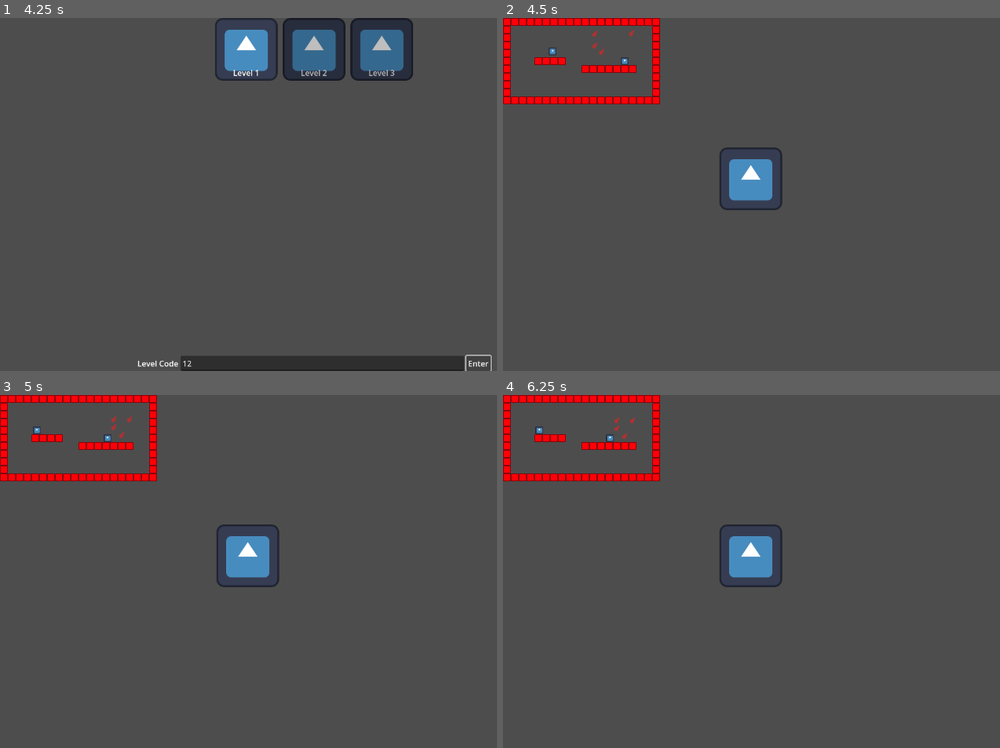
Above: before the commit, frames 1-4 (two rows, left to right).
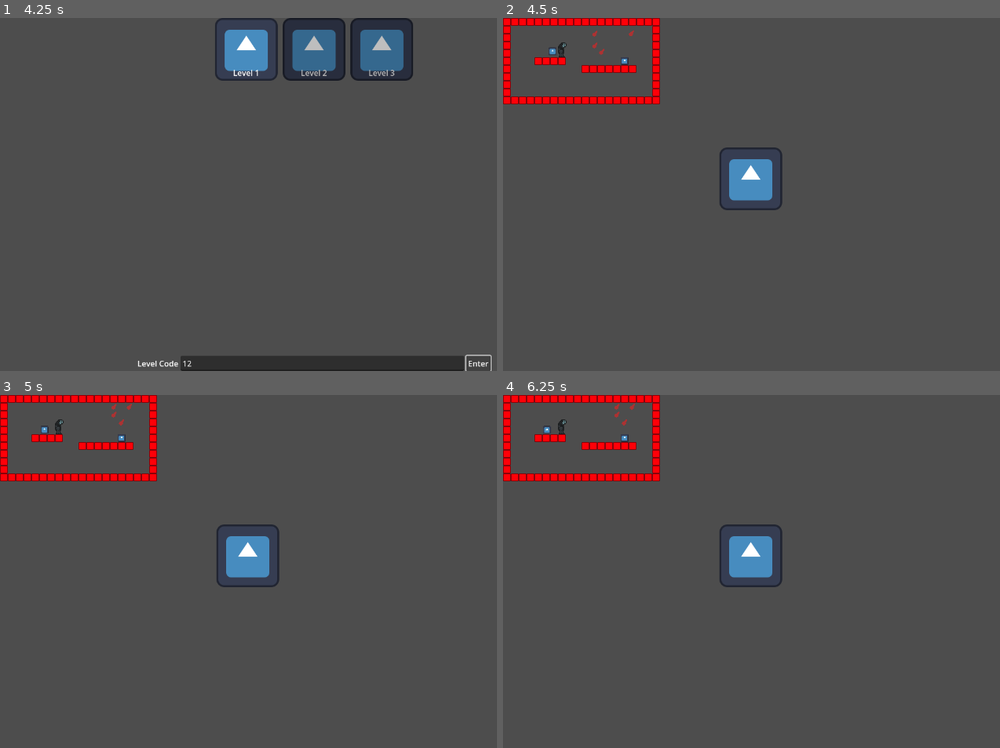
Above: after the commit, the same moments.

Repository: panorb/ludum-dare-56
Game: Godot game, scene res://world.tscn
Same seed, same stepped clock (60 frames per second), same inputs: the game is played once before the commit and once after it. The engine's default icon, where the game draws it, is replaced by a stand-in: a white triangle on a blue panel in a dark square.
Inputs (mouse positions are in pixels of both pictures, inside the frame that each line leads up to):
- Up to frame 1 (4.25 s): click "Select Level" at 0.5 s; click (323, 363) at 1.27 s; type "12" at 1.35 s; click "Enter" at 2 s; click "Enter" at 2.75 s; click "Enter" at 3.5 s
- Up to frame 2 (4.5 s): tap Enter at 4.25 s; move the mouse to (751, 49) at 4.27 s; click (751, 49) at 4.42 s
- Up to frame 3 (5 s): tap Space (ui_select) at 4.52 s
- Up to frame 4 (6.25 s): move the mouse to (691, 589) at 5.02 s; click (691, 589) at 5.17 s; tap Space (ui_select) at 5.27, 5.75 s; move the mouse to (880, 493) at 5.77 s; click (880, 493) at 5.92 s

Frame 1 is identical in both runs. In frame 2, less than 0.1% of the frame differs, in the area x 9-27%, y 4-14%; in frame 3, 0.2%, in the area x 6-27%, y 2-14%; in frame 4, 0.2%.
Error after the commit: Invalid call. Nonexistent function '_step_internal' in base 'Node2D'. (res://game/simulation/simulation_state.gd:81)

Commit message:
Linear interpolation

Diff:
--- /dev/null
+++ b/godot/entities/thrower.tscn
@@ -0,0 +1,9 @@
+[gd_scene load_steps=2 format=3 uid="uid://bx483tkmsru1x"]
+
+[ext_resource type="Texture2D" uid="uid://phaunf4xuqvw" path="res://entities/thrower.png" id="1_acq3f"]
+
+[node name="Thrower" type="Node2D"]
+
+[node name="Thrower" type="Sprite2D" parent="."]
+position = Vector2(0, -32)
+texture = ExtResource("1_acq3f")
--- a/godot/game/game.tscn
+++ b/godot/game/game.tscn
@@ -4,7 +4,8 @@
 [ext_resource type="Texture2D" uid="uid://cfisiwojfbp85" path="res://icon.svg" id="2_yyijx"]
 [ext_resource type="Script" path="res://game/construction/construction_state.gd" id="3_k030l"]
 
-[node name="Game" type="Node"]
+[node name="Game" type="Node2D"]
+texture_filter = 1
 script = ExtResource("1_4aq2a")
 
 [node name="Icon" type="Sprite2D" parent="."]
--- a/godot/items/test_item.gd
+++ b/godot/items/test_item.gd
@@ -3,7 +3,8 @@
 @onready var current_state : ItemState = $States/StateThrown
 @onready var states = $States
 
-func easing_function(x: float) -> float:
+func easing_function(x:
+	 float) -> float:
 	return x
 
 func _ready() -> void:
--- a/godot/levels/test_level.tscn
+++ b/godot/levels/test_level.tscn
@@ -1,7 +1,8 @@
-[gd_scene load_steps=6 format=4 uid="uid://j5g2uq3wi45k"]
+[gd_scene load_steps=7 format=4 uid="uid://j5g2uq3wi45k"]
 
 [ext_resource type="PackedScene" path="res://entities/test_entity.tscn" id="1_cvql4"]
 [ext_resource type="Texture2D" uid="uid://ut8ykuydeavb" path="res://levels/block.png" id="1_si2qy"]
+[ext_resource type="PackedScene" uid="uid://bx483tkmsru1x" path="res://entities/thrower.tscn" id="3_bfcsx"]
 [ext_resource type="PackedScene" uid="uid://bkujsleu56b2j" path="res://items/test_item.tscn" id="3_s860r"]
 
 [sub_resource type="TileSetAtlasSource" id="TileSetAtlasSource_a4h36"]
@@ -25,6 +26,9 @@
 [node name="TestEntity2" parent="Entities" instance=ExtResource("1_cvql4")]
 position = Vector2(248, 88)
 
+[node name="Thrower" parent="Entities" instance=ExtResource("3_bfcsx")]
+position = Vector2(119, 80)
+
 [node name="Items" type="Node2D" parent="."]
 
 [node name="TestItem" parent="Items" instance=ExtResource("3_s860r")]
Binary file added: godot/entities/thrower.png
Not shown, added: godot/entities/thrower.png.import
